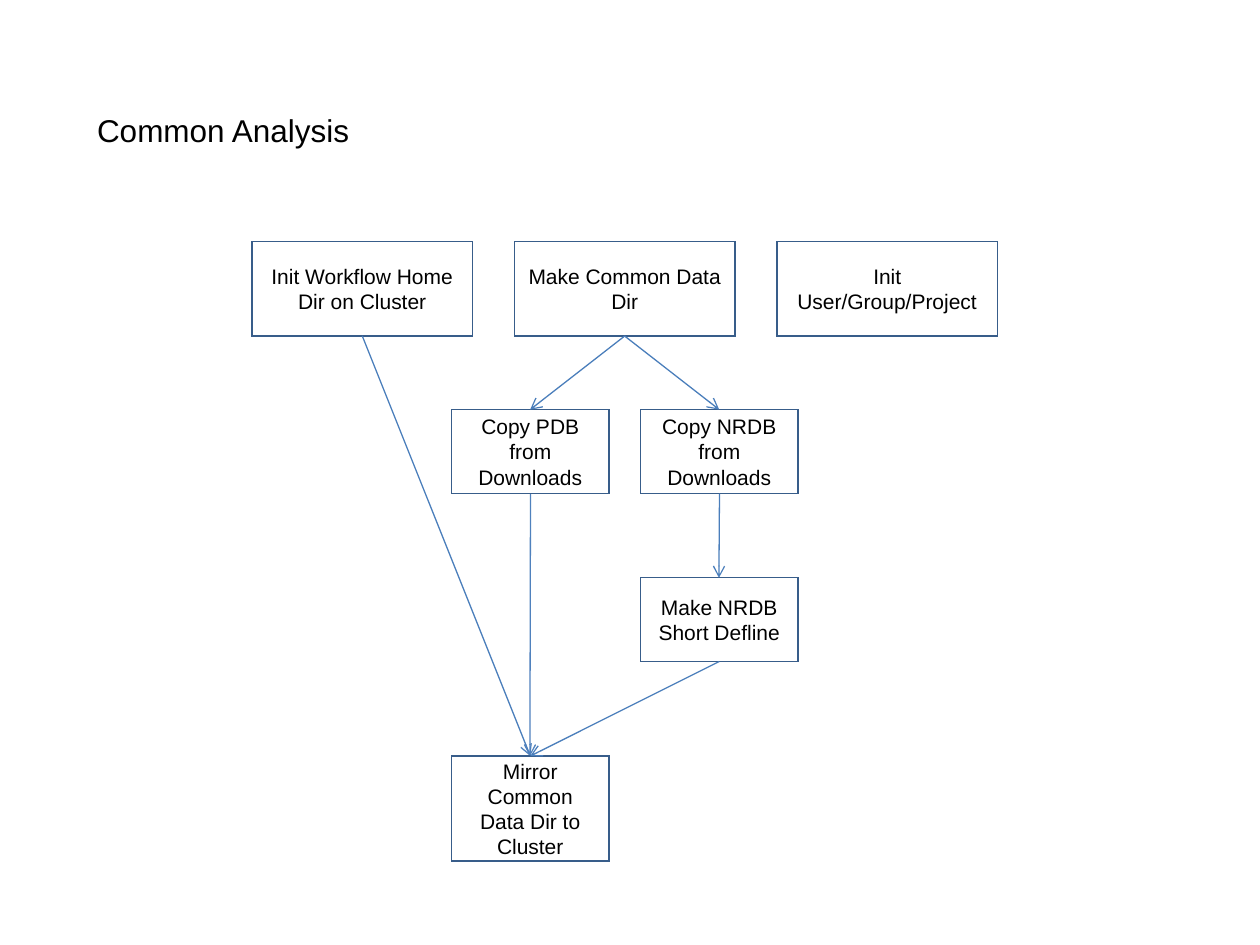
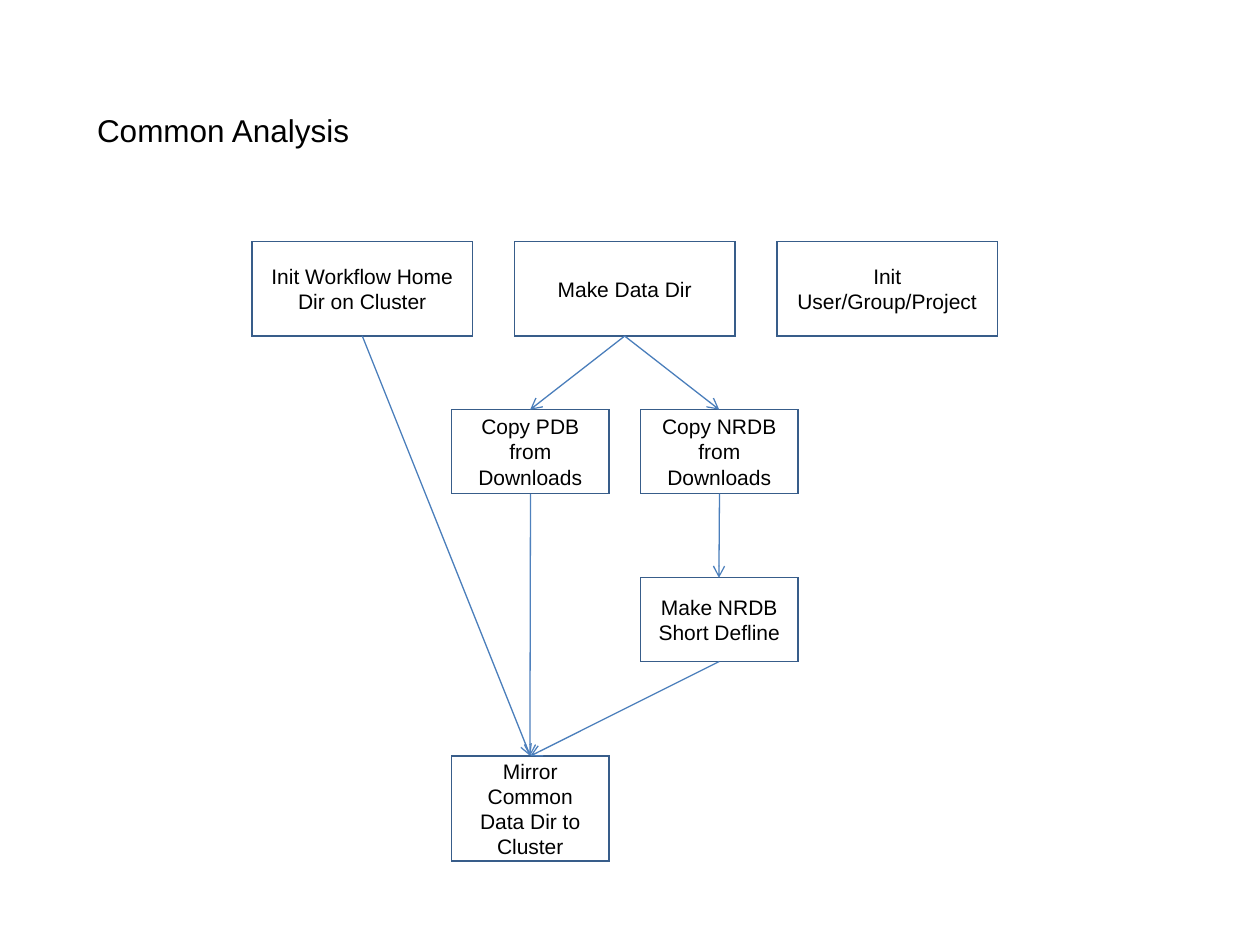
Before and after one commit to VEuPathDB/ApiCommonData, a slide deck: slide 2 of Load/doc/workflow/AnalysisWorkflow.ppt. Drawn at 1260x945 pixels with LibreOffice and Linux fonts; fonts in the diff are those of the drawing. Boxes give left, top, right and bottom in pixels: in the first picture for what was removed or moved away, otherwise in the second. Text is boxed around its words. In the diff, an @@ line names an element or a change of style, - is before the commit and + after.

```diff
--- a/Load/doc/workflow/AnalysisWorkflow.ppt
+++ b/Load/doc/workflow/AnalysisWorkflow.ppt
@@ text in rectangle at (558, 281, 692, 298): text changed @@
-Make Common Data Dir
+Make Data Dir
```
Also in this commit, not shown: 6 other slides changed, 4 slides added, 2 slides removed, 11 other files.
